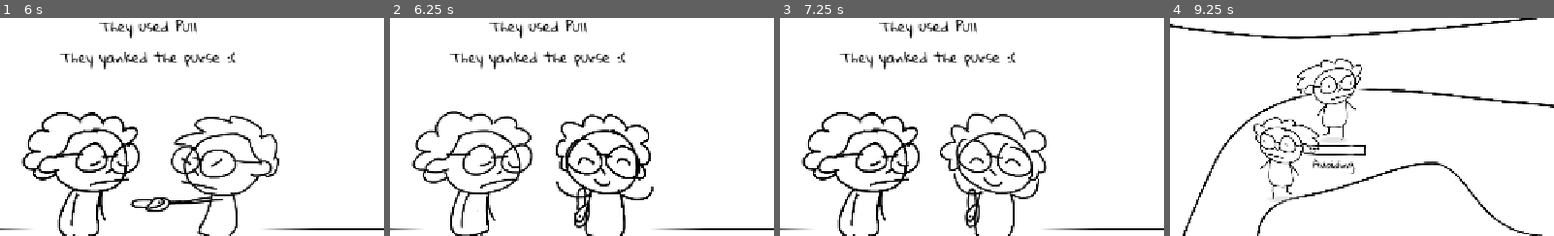
Above: before the commit, frames 1-4 (left to right).
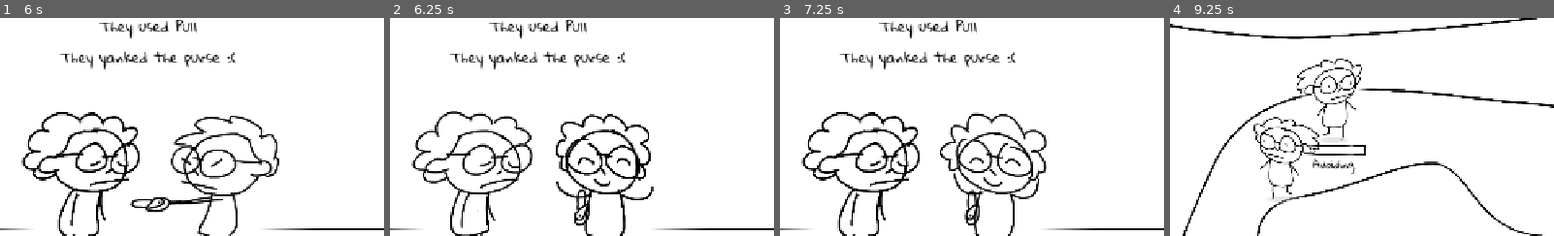
Above: after the commit, the same moments.

Repository: johnreybacal/gran-theft-aubrey
Game: Godot game, scene res://scenes/game_explore.tscn
Two runs of this game, one before a commit and one after it. Both use one fixed random seed, a clock stepped at 60 frames per second and the inputs below.
Inputs:
- Up to frame 1 (6 s): hold D (move_right) 0.53-1.28 s; hold E (interact) 0.53-1.28 s; hold S (move_down) 1.28-2.03 s; tap E (interact) every 1.5 s from 1.35 to 5.85 s; hold D (move_right) 2.03-2.78 s; hold E (interact) 2.03-2.78 s; hold W (move_up) 2.78-3.53 s; hold E (interact) 3.53-4.28 s; hold A (move_left) 3.53-5.03 s; hold S (move_down) 5.03-5.78 s; hold E (interact) 5.03-5.78 s; hold D (move_right) from 5.78 s (still down)
- Up to frame 2 (6.25 s): keep holding D (move_right)
- Up to frame 3 (7.25 s): release D (move_right) at 6.53 s; hold W (move_up) from 6.53 s (still down); hold E (interact) from 6.53 s (still down)
- Up to frame 4 (9.25 s): release W (move_up) at 7.28 s; release E (interact) at 7.28 s; hold D (move_right) 7.28-8.03 s; tap E (interact) at 7.35, 8.85 s; tap Enter at 8 s; hold S (move_down) 8.03-8.78 s; hold E (interact) 8.03-8.78 s; hold A (move_left) from 8.78 s (still down)
The pictures show only the part of the screen within x 30-80%, y 11-61%; the shares and areas given below are measured in that part.

Frame 1 is identical in both runs. In frame 2, 0.2% of the frame differs, in the area x 47-53%, y 77-97%; in frame 3, 0.2%; in frame 4, nothing differs.

Commit message:
escape | end sfx

Diff:
--- a/project.godot
+++ b/project.godot
@@ -39,6 +39,7 @@
 [global_group]
 
 Interactable=""
+EscapeArea=""
 
 [input]
 
--- a/scenes/end.tscn
+++ b/scenes/end.tscn
@@ -2,6 +2,8 @@
 
 [ext_resource type="Script" uid="uid://clkp6548molod" path="res://scripts/end.gd" id="1_3d26k"]
 [ext_resource type="Theme" uid="uid://bscmmh7v8lsyd" path="res://resources/theme.tres" id="1_mwn6m"]
+[ext_resource type="AudioStream" uid="uid://dbj03dfeb7q78" path="res://assets/sfx/win.mp3" id="3_bvfni"]
+[ext_resource type="AudioStream" uid="uid://6qrci4mojm8" path="res://assets/sfx/lose.mp3" id="4_s4tl2"]
 
 [sub_resource type="Gradient" id="Gradient_fiwcs"]
 offsets = PackedFloat32Array(1)
@@ -38,3 +40,11 @@
 position = Vector2(4.4999695, 6.5)
 scale = Vector2(20.109375, 11.765625)
 texture = SubResource("GradientTexture2D_3d26k")
+
+[node name="SFX" type="Node2D" parent="." unique_id=2139006654]
+
+[node name="Win" type="AudioStreamPlayer" parent="SFX" unique_id=161604012]
+stream = ExtResource("3_bvfni")
+
+[node name="Lose" type="AudioStreamPlayer" parent="SFX" unique_id=1478303217]
+stream = ExtResource("4_s4tl2")
--- a/scenes/game_explore.tscn
+++ b/scenes/game_explore.tscn
@@ -13,6 +13,9 @@
 outlines = Array[PackedVector2Array]([PackedVector2Array(-2570, -908, 2629, -900, 2632, 1024, -2602, 1030)])
 
 [sub_resource type="WorldBoundaryShape2D" id="WorldBoundaryShape2D_r354h"]
+
+[sub_resource type="RectangleShape2D" id="RectangleShape2D_qvqj8"]
+size = Vector2(155, 2054)
 
 [node name="GameExplore" type="Node2D" unique_id=1622595834]
 y_sort_enabled = true
@@ -31,11 +34,38 @@
 [node name="ExplorePlayer" parent="." unique_id=1418164251 instance=ExtResource("1_tutr7")]
 position = Vector2(-1567, -578)
 
-[node name="ExploreEnemy" parent="." unique_id=1382464199 instance=ExtResource("2_1208y")]
+[node name="Enemies" type="Node2D" parent="." unique_id=177335997]
+y_sort_enabled = true
+
+[node name="ExploreEnemy" parent="Enemies" unique_id=1382464199 instance=ExtResource("2_1208y")]
 position = Vector2(-1170, -465)
 
-[node name="ExploreEnemy2" parent="." unique_id=2108070940 instance=ExtResource("2_1208y")]
+[node name="ExploreEnemy2" parent="Enemies" unique_id=2108070940 instance=ExtResource("2_1208y")]
 position = Vector2(-1353, 498)
+
+[node name="ExploreEnemy3" parent="Enemies" unique_id=676110173 instance=ExtResource("2_1208y")]
+position = Vector2(-369, 498)
+
+[node name="ExploreEnemy4" parent="Enemies" unique_id=1932454027 instance=ExtResource("2_1208y")]
+position = Vector2(126, 776)
+
+[node name="ExploreEnemy5" parent="Enemies" unique_id=1838600839 instance=ExtResource("2_1208y")]
+position = Vector2(193, 192)
+
+[node name="ExploreEnemy6" parent="Enemies" unique_id=349429684 instance=ExtResource("2_1208y")]
+position = Vector2(838, 175)
+
+[node name="ExploreEnemy7" parent="Enemies" unique_id=956491551 instance=ExtResource("2_1208y")]
+position = Vector2(1227, -503)
+
+[node name="ExploreEnemy8" parent="Enemies" unique_id=1358505803 instance=ExtResource("2_1208y")]
+position = Vector2(137, -620)
+
+[node name="ExploreEnemy9" parent="Enemies" unique_id=362903978 instance=ExtResource("2_1208y")]
+position = Vector2(643, -859)
+
+[node name="ExploreEnemy10" parent="Enemies" unique_id=1410517592 instance=ExtResource("2_1208y")]
+position = Vector2(1399, 464)
 
 [node name="NavigationRegion2D" type="NavigationRegion2D" parent="." unique_id=447760284]
 navigation_polygon = SubResource("NavigationPolygon_tpdw7")
@@ -125,5 +155,17 @@
 wait_time = 1.5
 one_shot = true
 
+[node name="EscapeArea" type="StaticBody2D" parent="." unique_id=554541176 groups=["EscapeArea"]]
+collision_layer = 8
+collision_mask = 0
+
+[node name="CollisionShape2D" type="CollisionShape2D" parent="EscapeArea" unique_id=1747515231]
+position = Vector2(-2048, 0)
+shape = SubResource("RectangleShape2D_qvqj8")
+
+[node name="CollisionShape2D2" type="CollisionShape2D" parent="EscapeArea" unique_id=1407078552]
+position = Vector2(2048, 0)
+shape = SubResource("RectangleShape2D_qvqj8")
+
 [connection signal="visibility_changed" from="." to="." method="_on_visibility_changed"]
 [connection signal="timeout" from="PoliceSpotlightTimer" to="." method="_on_police_spotlight_timer_timeout"]
--- a/scripts/end.gd
+++ b/scripts/end.gd
@@ -1,15 +1,23 @@
 extends Node2D
 
 @onready var camera: Camera2D = $Camera2D
+@onready var label: Label = $Label
 
 # Called when the node enters the scene tree for the first time.
 func _ready() -> void:
     hide()
     camera.enabled = false
-    EventBus.on_encounter_end.connect(_on_encounter_end.call_deferred.unbind(2))
+    EventBus.on_encounter_end.connect(_show_end.call_deferred.unbind(2))
+    EventBus.on_escape.connect(_show_end.call_deferred)
 
 
-func _on_encounter_end():
-    if StateManager.is_busted:
+func _show_end():
+    if StateManager.is_end:
         show()
         camera.enabled = true
+        if StateManager.is_busted:
+            label.text = "BUSTED"
+            $SFX/Lose.play()
+        else:
+            label.text = "GRANNY OTTO STRIKES AGAIN!"
+            $SFX/Win.play()
--- a/scripts/event_bus.gd
+++ b/scripts/event_bus.gd
@@ -6,3 +6,4 @@
 signal on_purse_stolen_updated()
 signal on_interact(instance_id: int)
 signal on_police_arrival()
+signal on_escape()
--- a/scripts/explore_player.gd
+++ b/scripts/explore_player.gd
@@ -8,9 +8,8 @@
 @export var arthitis_rate: float = 1
 var granny: Classes.Granny
 
-
-var interact_ray_cast_direction_interval = .1
-
+var interact_ray_cast_direction_interval: float = .1
+var can_escape: bool = false
 
 func _ready() -> void:
     granny = Classes.Granny.init(get_instance_id(), $GrannyStats, $AnimatedSprite2D, $GrannySfx, arthitis_rate)
@@ -36,6 +35,14 @@
         granny.decrease_arthritis(delta)
 
     _check_interact_ray_cast.call_deferred(delta)
+
+    if can_escape:
+        for i in get_slide_collision_count():
+            var collision = get_slide_collision(i)
+            if collision:
+                var collider: Node2D = collision.get_collider()
+                if collider.is_in_group("EscapeArea"):
+                    EventBus.on_escape.emit()
 
 
 func _handle_animation_and_sound():
--- a/scripts/game_explore.gd
+++ b/scripts/game_explore.gd
@@ -18,6 +18,7 @@
     EventBus.on_encounter_start.connect(_on_encounter_start.call_deferred.unbind(1))
     EventBus.on_encounter_end.connect(_on_encounter_end.call_deferred.unbind(2))
     EventBus.on_police_arrival.connect(_on_police_arrival)
+    EventBus.on_escape.connect(_on_escape)
 
     show()
     _setup_player_hud.call_deferred()
@@ -33,11 +34,14 @@
     camera.enabled = false
 
 func _on_encounter_end():
-    if StateManager.is_busted:
+    if StateManager.is_end:
        queue_free()
     else:
         show()
         camera.enabled = true
+
+func _on_escape():
+    queue_free()
 
 func _on_visibility_changed() -> void:
     $CanvasLayer.visible = visible
@@ -48,7 +52,7 @@
     hud.stats.update_arthritis(player.granny.arthritis)
 
 func _on_police_arrival():
-    var x_modifier: int = -1 if player.position.x > 0 else 1
+    var x_modifier: int = 1 if player.position.x > 0 else -1
     var y_modifier: int = 0
     police_entry_x = 2048 * x_modifier
     var enemies: Array[ExploreEnemy] = []
@@ -58,7 +62,7 @@
         enemy.is_police = true
         enemy.player = player
         enemy.arthitis_rate = 0.95
-        enemy.position = Vector2(randf_range(2070, 2400) * x_modifier, y_modifier)
+        enemy.global_position = Vector2(randf_range(2070, 2400) * x_modifier, y_modifier)
 
         enemies.append(enemy)
 
@@ -71,6 +75,11 @@
     $PoliceSpotlightTimer.start()
     is_police_spotlight = true
 
+    # 1, 2, 4
+    # 1, 2, 8
+    player.collision_mask = 11
+    player.can_escape = true
+
 
 func _on_police_spotlight_timer_timeout() -> void:
     is_police_spotlight = false
--- a/scripts/game_fight.gd
+++ b/scripts/game_fight.gd
@@ -42,7 +42,7 @@
     purse.flip_v = false
 
 func _on_encounter_end():
-    if StateManager.is_busted:
+    if StateManager.is_end:
         queue_free()
     else:
         hide()
@@ -137,6 +137,7 @@
     await get_tree().create_timer(1.0).timeout
     target.play("win")
 
+    purse.scale = Vector2.ONE
     purse.rotation_degrees = 90
     if is_winner:
         purse.position = Vector2(-75, 35)
--- a/scripts/state_manager.gd
+++ b/scripts/state_manager.gd
@@ -10,6 +10,7 @@
 var police_arriving_count: int = 0
 var police_timer: Timer
 var is_busted: bool = false
+var is_end: bool = false
 
 var interactable_id: int
 var interactables = []
@@ -29,6 +30,7 @@
     EventBus.on_encounter_end.connect(_on_encounter_end)
     EventBus.on_enemy_left.connect(_on_enemy_left)
     EventBus.on_interact.connect(_on_interact)
+    EventBus.on_escape.connect(_on_escape)
     police_timer.timeout.connect(EventBus.on_police_arrival.emit)
 
     update_interactables()
@@ -50,10 +52,13 @@
     var enemy = instance_from_id(instance_id)
     if enemy is ExploreEnemy:
         if enemy.is_police and not is_winner:
+            is_end = true
             is_busted = true
 
     AudioServer.set_bus_mute(explore_sfx_bus, false)
 
+func _on_escape():
+    is_end = true
 
 func _on_enemy_left():
     if police_arriving_count == 0:
Not shown, changed: README.md
